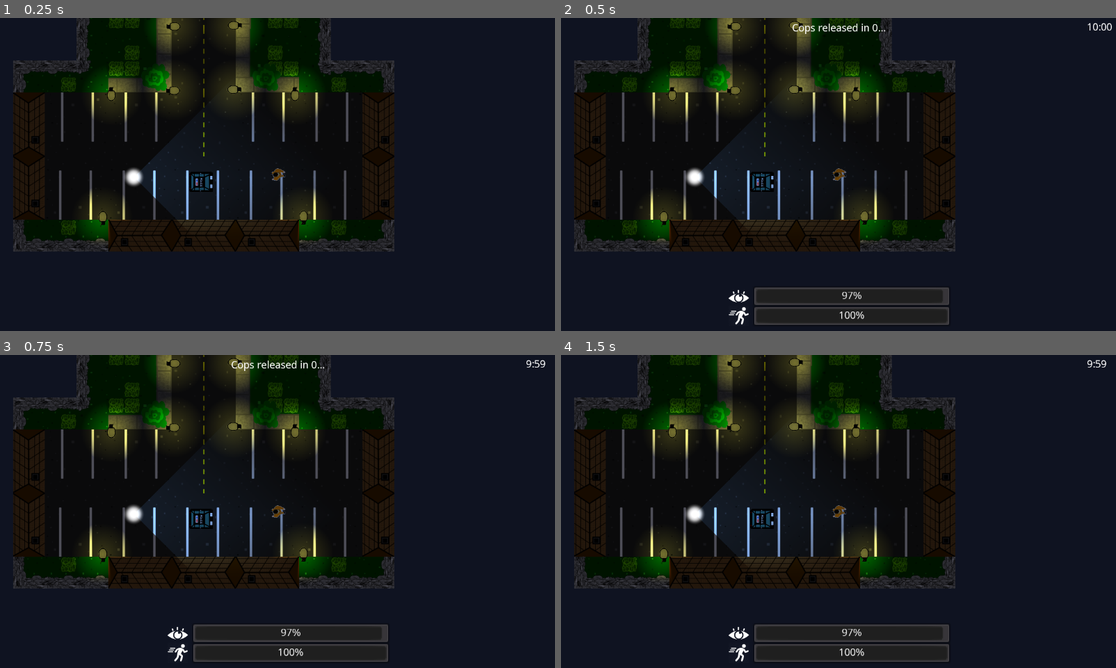
Above: before the commit, frames 1-4 (two rows, left to right).
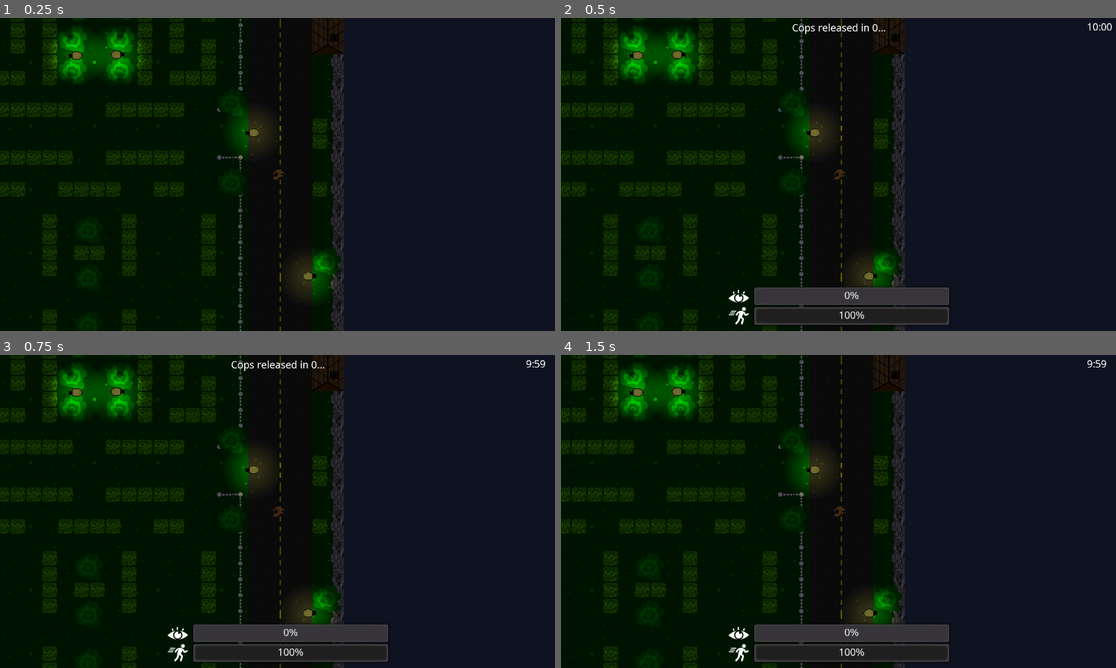
Above: after the commit, the same moments.

Repository: FugitiveTheGame/Fugitive
Game: Godot game, scene res://maps/map_04/Map_04_dev.tscn
Two runs of this game, one before a commit and one after it. Both use one fixed random seed, a clock stepped at 60 frames per second and the inputs below. This scene is started directly instead of the project's main scene.
Inputs:
- Up to frame 1 (0.25 s): no input
- Up to frame 2 (0.5 s): no input
- Up to frame 3 (0.75 s): hold Right (ui_right) from 0.53 s (still down); hold H (car_horn) from 0.53 s (still down)
- Up to frame 4 (1.5 s): tap Enter at 1.25 s; release Right (ui_right) at 1.28 s; release H (car_horn) at 1.28 s; hold Down (ui_down) from 1.28 s (still down); tap L (lock_car) at 1.35 s

The runs differ from the first frame. In frame 1, 40% of the frame differs, in the area x 0-72%, y 0-100%; in frame 2, 39%; in frame 3, 39%; in frame 4, 39%.
Error in both runs: Invalid get index '0' (on base: 'Dictionary'). (res://global/Network.gd:39)

Commit message:
Streetlight collider is smaller
- Hider collider is smaller
- Small Map_04 updates

Diff:
--- a/actors/hider/Hider.tscn
+++ b/actors/hider/Hider.tscn
@@ -24,5 +24,6 @@
 
 [node name="Sprite" type="Sprite" parent="." index="6"]
 rotation = -1.57079
+scale = Vector2( 0.8, 0.8 )
 texture = ExtResource( 4 )
 [connection signal="body_entered" from="Area2D" to="." method="_on_Area2D_body_entered"]
--- a/actors/street_light/StreetLight.tscn
+++ b/actors/street_light/StreetLight.tscn
@@ -4,7 +4,8 @@
 [ext_resource path="res://actors/street_light/street_light.png" type="Texture" id=2]
 [ext_resource path="res://actors/street_light/StreetLight.gd" type="Script" id=3]
 
-[sub_resource type="RectangleShape2D" id=1]
+[sub_resource type="CircleShape2D" id=1]
+radius = 5.0
 
 [node name="StreetLight" type="Sprite"]
 z_index = 1
@@ -26,6 +27,7 @@
 collision_mask = 0
 
 [node name="CollisionShape2D" type="CollisionShape2D" parent="StaticBody2D"]
+position = Vector2( 5, 0 )
 shape = SubResource( 1 )
 
 [node name="RayCast2D" type="RayCast2D" parent="StaticBody2D"]
--- a/maps/map_04/Map_04.tscn
+++ b/maps/map_04/Map_04.tscn
@@ -7,6 +7,7 @@
 [ext_resource path="res://actors/motion_sensor/MotionSensor.tscn" type="PackedScene" id=5]
 [ext_resource path="res://actors/street_light/StreetLight.tscn" type="PackedScene" id=6]
 [ext_resource path="res://actors/motion_sensor/MotionSensor.gd" type="Script" id=7]
+[ext_resource path="res://actors/car/Car.tscn" type="PackedScene" id=8]
 
 [node name="base" index="0" instance=ExtResource( 1 )]
 
@@ -16,7 +17,7 @@
 collision_layer = 16
 collision_mask = 0
 format = 1
-tile_data = PoolIntArray( -2031617, -1610612729, 0, -2097152 …(4867 unchanged characters)…  0, 1610612744, 0, 1, 1610612744, 0, 2, 6, 0, 3, 1610612744, 0, 4, 1610612744, 0, …(66 unchanged characters)…
+tile_data = PoolIntArray( -2031617, -1610612729, 0, -2097152 …(4867 unchanged characters)…  0, 1610612744, 0, 1, 1610612744, 0, 2, 5, 0, 3, 1610612744, 0, 4, 1610612744, 0, …(66 unchanged characters)…
 
 [node name="walls" type="TileMap" parent="map" index="1"]
 tile_set = ExtResource( 3 )
@@ -67,7 +68,7 @@
 rotation = -3.14159
 
 [node name="StreetLight25" parent="map/StreetLights" index="9" instance=ExtResource( 6 )]
-position = Vector2( 0, -2619.03 )
+position = Vector2( -20, -2630 )
 
 [node name="StreetLight27" parent="map/StreetLights" index="10" instance=ExtResource( 6 )]
 position = Vector2( 587.166, -2940.96 )
@@ -88,7 +89,7 @@
 position = Vector2( 754.834, -3197.04 )
 
 [node name="StreetLight26" parent="map/StreetLights" index="15" instance=ExtResource( 6 )]
-position = Vector2( 1290, -2620 )
+position = Vector2( 1300, -2630 )
 rotation = 3.14159
 
 [node name="StreetLight13" parent="map/StreetLights" index="16" instance=ExtResource( 6 )]
@@ -268,10 +269,13 @@
 position = Vector2( 1100.73, 264.826 )
 
 [node name="Hider9" parent="PlayerSpawns" index="13"]
-position = Vector2( 1100.73, 193.597 )
+position = Vector2( 1100.73, 190 )
 
 [node name="Hider10" parent="PlayerSpawns" index="14"]
 position = Vector2( 1100.73, 100 )
+
+[node name="Car" parent="players" index="0" instance=ExtResource( 8 )]
+position = Vector2( 385.166, 264.826 )
 
 [node name="WinZone" parent="." index="4"]
 position = Vector2( 634, -7924 )
--- a/maps/map_04/Map_04_dev.tscn
+++ b/maps/map_04/Map_04_dev.tscn
@@ -1,7 +1,6 @@
-[gd_scene load_steps=6 format=2]
+[gd_scene load_steps=5 format=2]
 
 [ext_resource path="res://maps/map_04/Map_04.tscn" type="PackedScene" id=1]
-[ext_resource path="res://actors/car/Car.tscn" type="PackedScene" id=2]
 [ext_resource path="res://actors/hider/Hider.tscn" type="PackedScene" id=3]
 [ext_resource path="res://actors/seeker/Seeker.tscn" type="PackedScene" id=4]
 [ext_resource path="res://maps/map_04/Map_04_dev.gd" type="Script" id=5]
@@ -13,12 +12,12 @@
 position = Vector2( 360, 340 )
 
 [node name="Hider00" parent="players" index="1" instance=ExtResource( 3 )]
-position = Vector2( 940, 330 )
+position = Vector2( 1400, -2460 )
 
 [node name="Hider01" parent="players" index="2" instance=ExtResource( 3 )]
 position = Vector2( 940, 330 )
 
-[node name="Car" parent="players" index="3" instance=ExtResource( 2 )]
+[node name="Car" parent="players" index="3"]
 position = Vector2( 630, 360 )
 
 [node name="GameStartTimer" parent="." index="5"]
Not shown: 1 places in maps/map_04/Map_04.tscn that only renumber resources
